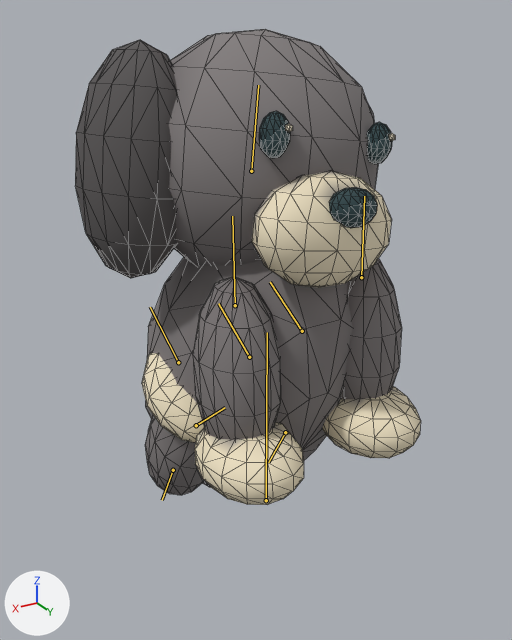
The glTF model public/assets/island/petshop-v1/pet_puppy__black.glb as it was, and as the next commit left it.
Rendered twice from a 50 mm camera at (0.451, 0.723, 0.653) aimed at (0.001, -0.028, 0.278). The axes (+X, +Y, +Z) are drawn at lower left. The lights are the same throughout. The first picture is the older version. Both versions are drawn at frame 18 of the action 'BasketSit'; the numbers are the values there. The bones that bend it are drawn over the model as lines. Mesh edges are drawn as thin lines.
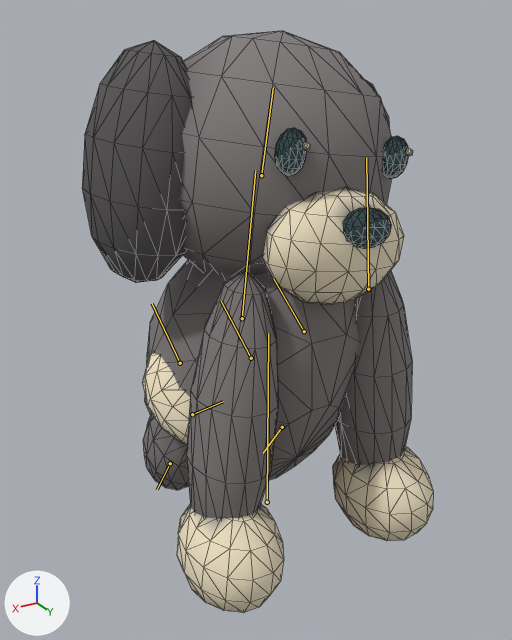
Pixel boxes [x1, y1, x2, y2] of what changed, in the pictures (512 x 640 px):
'Mesh_0', posed (22% taller)
    before: [75, 29, 421, 505]
    after: [82, 31, 433, 613]
bone 'Root', root to tip
    before: (266, 500) to (267, 332)
    after: (267, 502) to (268, 333)
bone 'Body', root to tip
    before: (249, 357) to (218, 303)
    after: (251, 358) to (221, 301)
bone 'Front.L', root to tip
    before: (361, 277) to (364, 196)
    after: (368, 289) to (366, 157)
bone 'Front.R', root to tip
    before: (235, 305) to (232, 216)
    after: (242, 318) to (255, 170)
bone 'Tail', root to tip
    before: (196, 425) to (225, 407)
    after: (192, 414) to (223, 401)

The change, as a list of edits to the scene's bpy script:
```text
Change bone_root:
    where bone_root = bpy.data.objects['GameIsland.PetRig.puppy.v1'].pose.bones['Root']
    bone_root.location: (-4160.297, 0.0, -8627.434) -> (-4160.297, 0.0, -8627.438)
Change bone_body:
    where bone_body = bpy.data.objects['GameIsland.PetRig.puppy.v1'].pose.bones['Body']  # child of 'Root'
    bone_body.rotation_quaternion: (0.861, 0.509, 0.0, 0.0) -> (0.88, 0.474, 0.0, 0.0)  # degrees (61, 0, 0) -> degrees (57, 0, 0)
Change bone_front_l:
    where bone_front_l = bpy.data.objects['GameIsland.PetRig.puppy.v1'].pose.bones['Front.L']  # child of 'Body'
    bone_front_l.rotation_quaternion: (0.869, -0.494, 0.0, 0.0) -> (0.877, -0.478, -0.025, -0.046)  # degrees (-59, 0, 0) -> degrees (-57, -5, -3)
    bone_front_l.scale: (1.0, 1.0, 1.0) -> (1.0, 1.6, 1.0)
Change bone_front_r:
    where bone_front_r = bpy.data.objects['GameIsland.PetRig.puppy.v1'].pose.bones['Front.R']  # child of 'Body'
    bone_front_r.rotation_quaternion: (0.869, -0.494, 0.0, 0.0) -> (0.877, -0.478, 0.025, 0.046)  # degrees (-59, 0, 0) -> degrees (-57, 5, 3)
    bone_front_r.scale: (1.0, 1.0, 1.0) -> (1.0, 1.6, 1.0)
Change bone_tail:
    where bone_tail = bpy.data.objects['GameIsland.PetRig.puppy.v1'].pose.bones['Tail']  # child of 'Body'
    bone_tail.rotation_quaternion: (0.579, -0.811, 0.069, 0.049) -> (0.571, -0.816, 0.07, 0.049)  # degrees (-109, 9, -3) -> degrees (-110, 9, -3)
```
